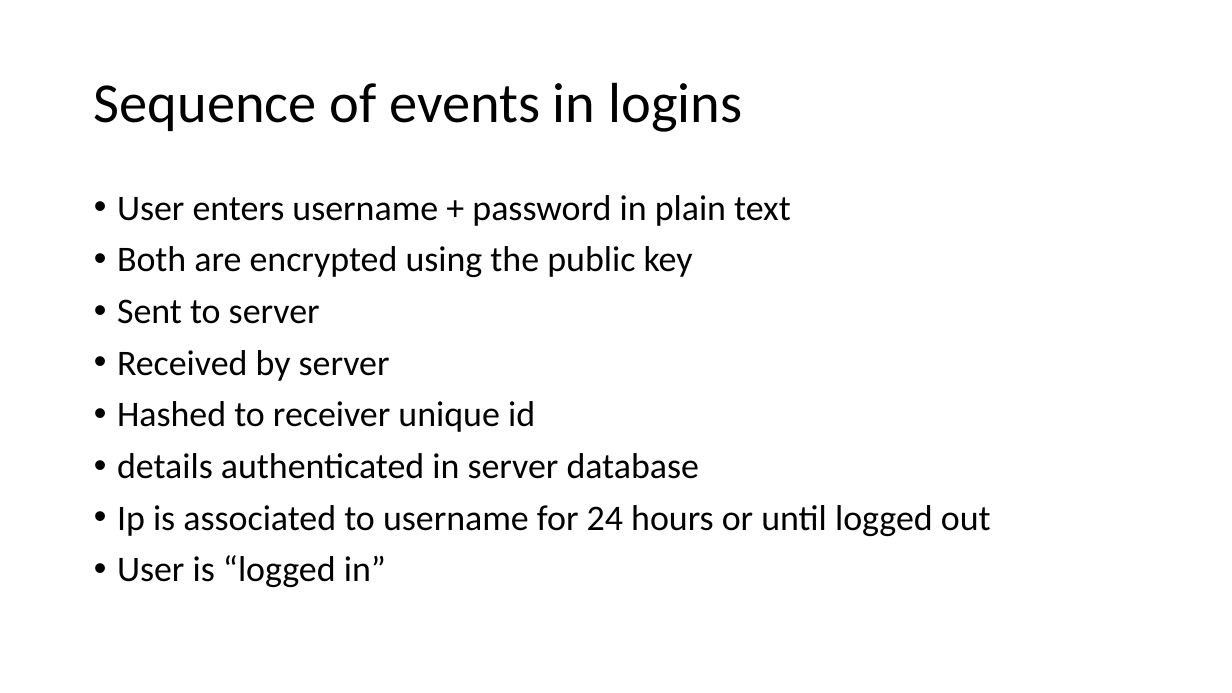
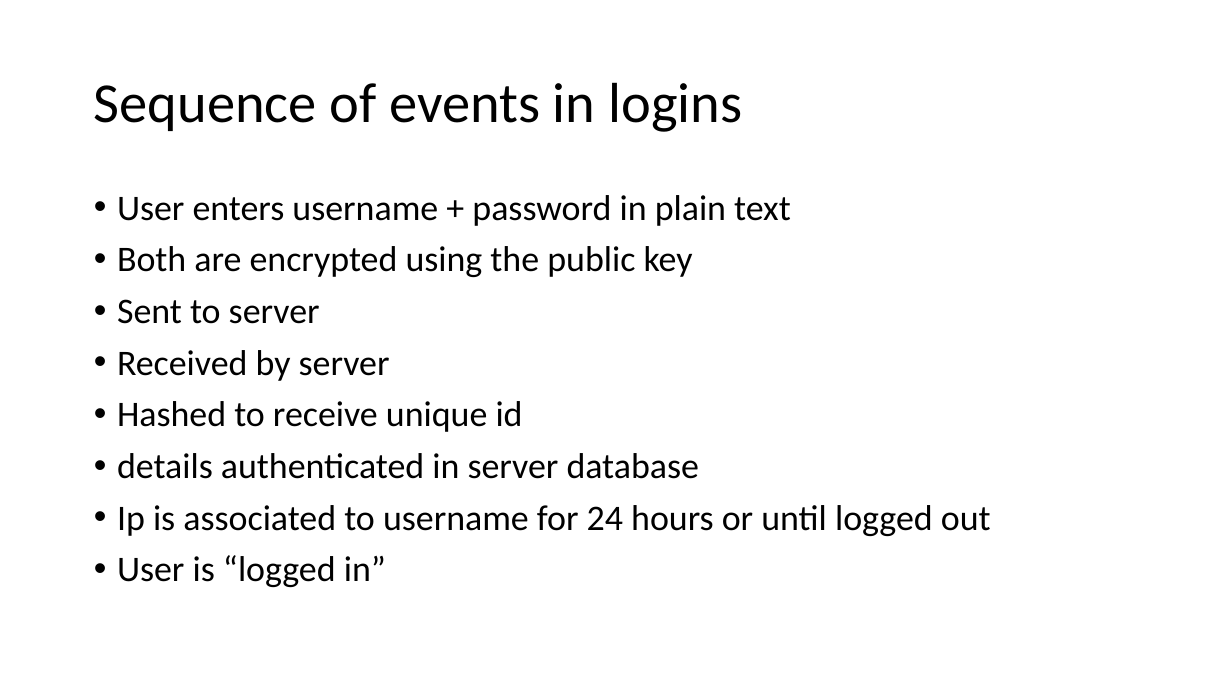
Before and after one commit to curtben1/actualCoursework, a slide deck: slide 4 of other/dev log.pptx. Drawn at 1232x693 pixels with LibreOffice and Linux fonts; fonts in the diff are those of the drawing. Boxes give left, top, right and bottom in pixels: in the first picture for what was removed or moved away, otherwise in the second. Text is boxed around its words. In the diff, an @@ line names an element or a change of style, - is before the commit and + after.

```diff
--- a/other/dev log.pptx
+++ b/other/dev log.pptx
@@ text at box(117, 401, 523, 432): text changed @@
-• Hashed to receiver unique id
+• Hashed to receive unique id
```
Also in this commit, not shown: 1 other slide changed, 1 other file.
